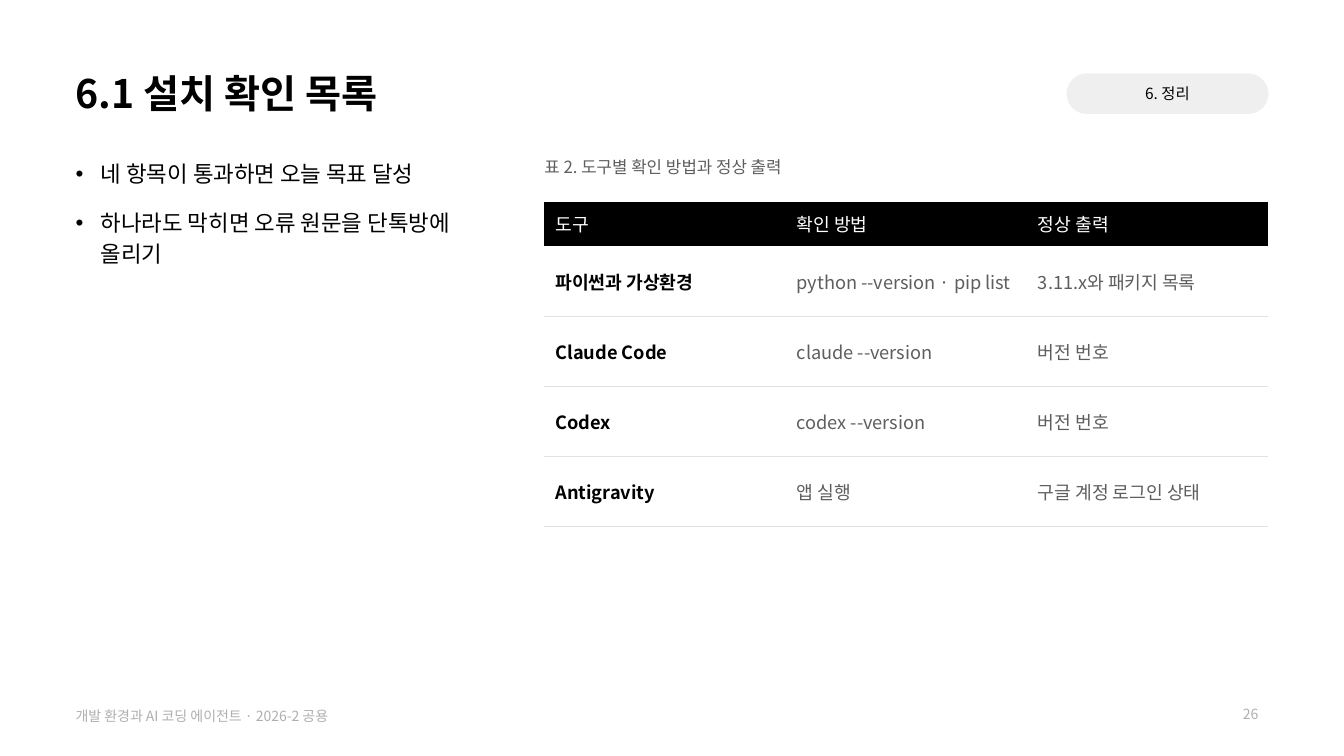
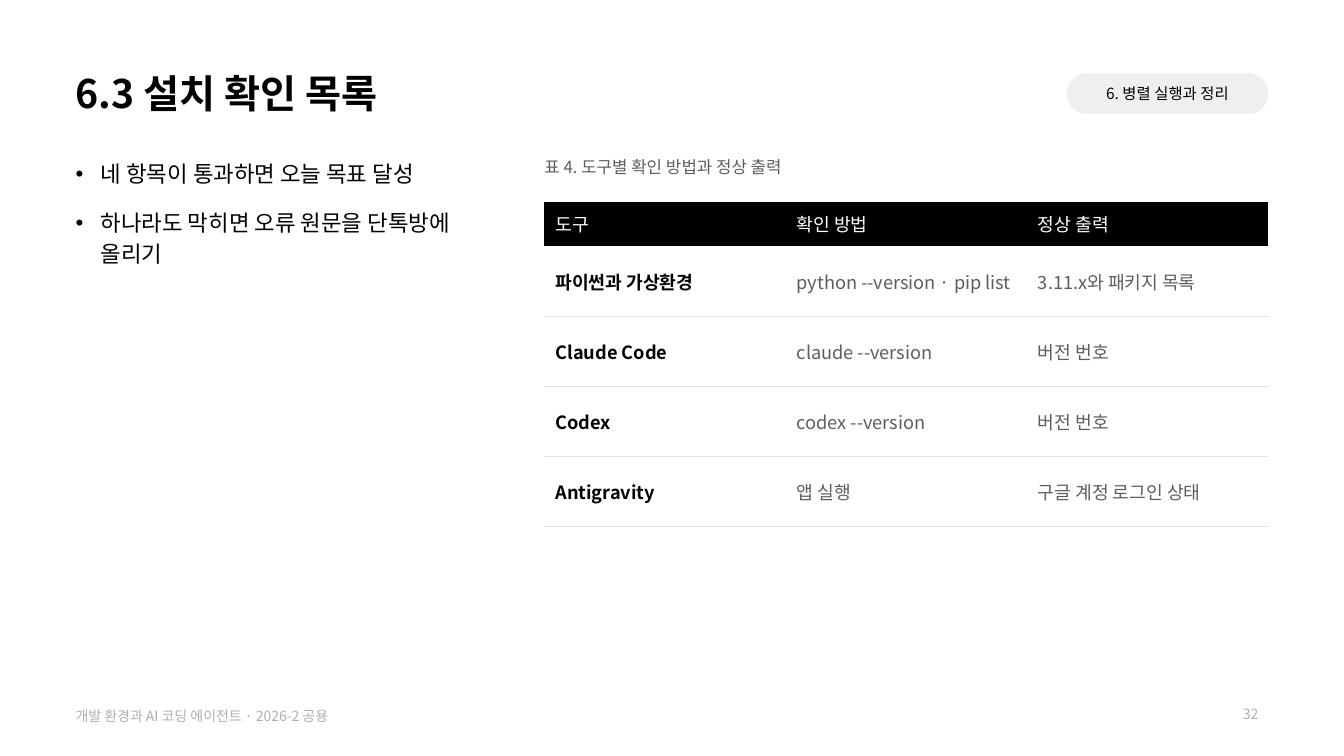
Before and after one commit to jihoyeo/smart-transport-logistics, a slide deck: slide 32 of slides/common/dev_env.pptx (slide 26 before the commit). Drawn at 1344x756 pixels with LibreOffice and Linux fonts; fonts in the diff are those of the drawing. Boxes give left, top, right and bottom in pixels: in the first picture for what was removed or moved away, otherwise in the second. Text is boxed around its words. In the diff, an @@ line names an element or a change of style, - is before the commit and + after.

```diff
--- a/slides/common/dev_env.pptx
+++ b/slides/common/dev_env.pptx
@@ title at (76,75,377,112): text changed @@
-6.1 설치 확인 목록
+6.3 설치 확인 목록
@@ text at (1106,86,1228,101): text changed @@
-6. 정리
+6. 병렬 실행과 정리
@@ text at (544,159,782,175): text changed @@
-표 2. 도구별 확인 방법과 정상 출력
+표 4. 도구별 확인 방법과 정상 출력
@@ page number at (1243,709,1259,719): text changed @@
-26
+32
```
Also in this commit, not shown: 11 other slides changed, 8 slides added, 2 slides removed, 4 other files.
